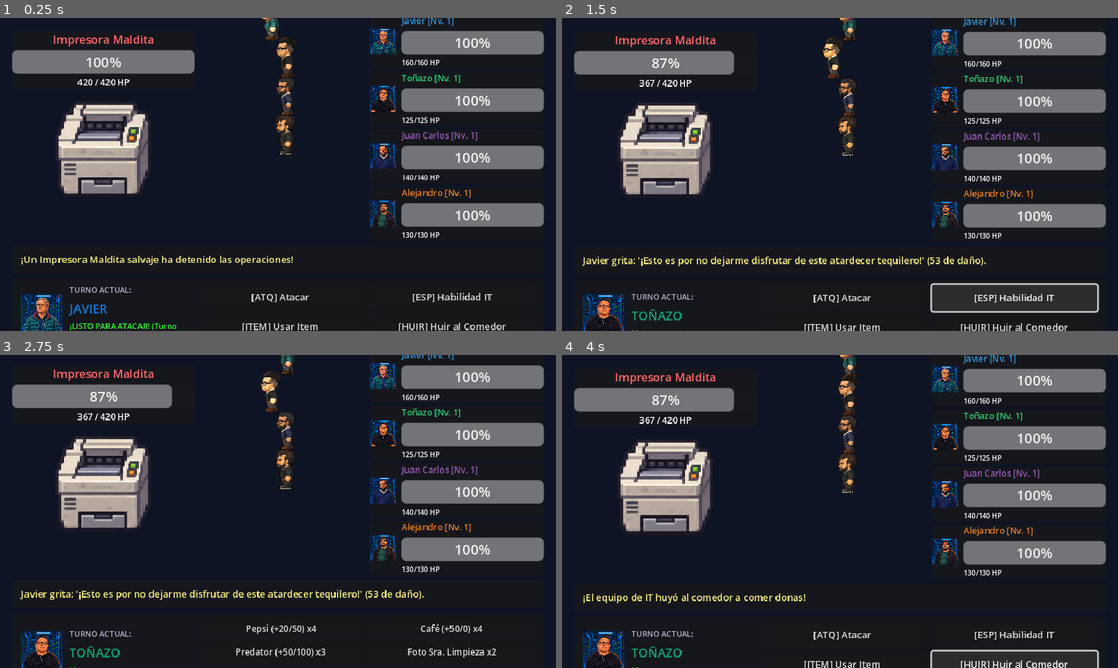
Above: before the commit, frames 1-4 (two rows, left to right).
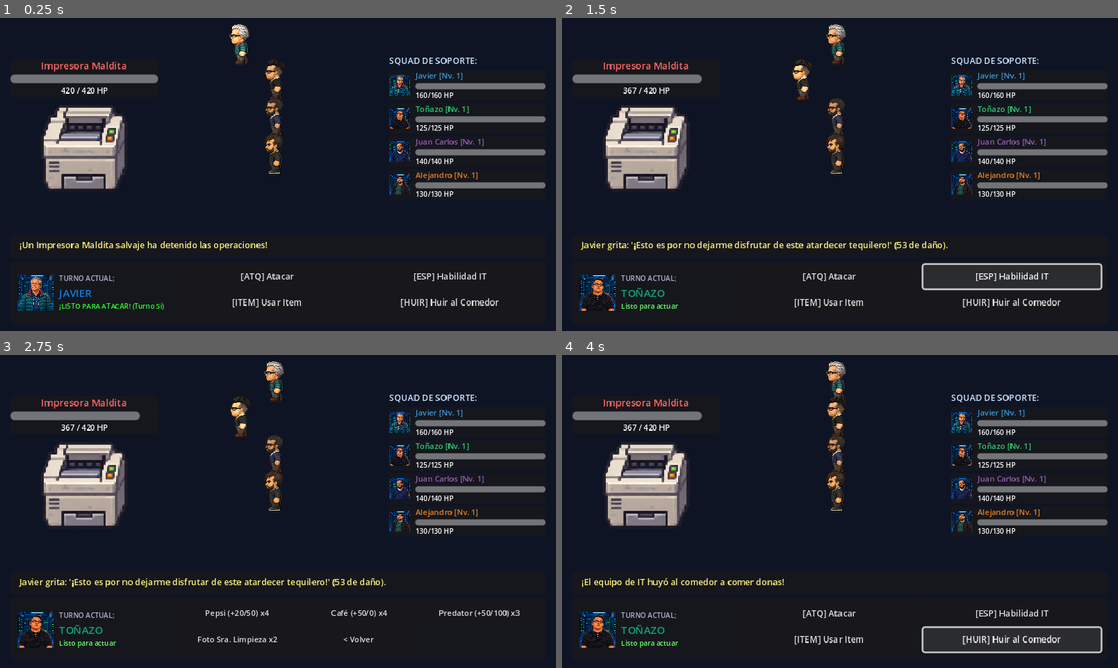
Above: after the commit, the same moments.

Repository: nevalova/it-adventures
Game: Godot game, scene res://scenes/battle.tscn
Two runs of this game, one before a commit and one after it. Both use one fixed random seed, a clock stepped at 60 frames per second and the inputs below. This scene is started directly instead of the project's main scene.
Inputs:
- Up to frame 1 (0.25 s): no input
- Up to frame 2 (1.5 s): click "[ATQ] Atacar" at 0.5 s; click "[ESP] Habilidad IT" at 1.25 s
- Up to frame 3 (2.75 s): click "[ITEM] Usar Item" at 2 s
- Up to frame 4 (4 s): click "Foto Sra. Limpieza x2" at 2.75 s; click "[HUIR] Huir al Comedor" at 3.5 s

The runs differ from the first frame. In frame 1, 24% of the frame differs, in the area x 1-99%, y 0-100%; in frame 2, 26%; in frame 3, 24%; in frame 4, 25%.

Commit message:
Fix battle viewport overlap, reset canvas transform, and compact battle UI

Diff:
--- a/scenes/battle.tscn
+++ b/scenes/battle.tscn
@@ -12,6 +12,9 @@
 grow_vertical = 2
 script = ExtResource("1_battle")
 
+[node name="Camera2D" type="Camera2D" parent="."]
+position = Vector2(320, 180)
+
 [node name="Background" type="ColorRect" parent="."]
 layout_mode = 1
 anchors_preset = 15
@@ -26,22 +29,23 @@
 anchors_preset = 15
 anchor_right = 1.0
 anchor_bottom = 1.0
-offset_left = 14.0
+offset_left = 12.0
 offset_top = 8.0
-offset_right = -14.0
+offset_right = -12.0
 offset_bottom = -8.0
 grow_horizontal = 2
 grow_vertical = 2
-theme_override_constants/separation = 6
+theme_override_constants/separation = 5
 
 [node name="BattleArena" type="HBoxContainer" parent="MainBox"]
 layout_mode = 2
 size_flags_vertical = 3
-theme_override_constants/separation = 16
+theme_override_constants/separation = 10
 
 [node name="EnemySide" type="VBoxContainer" parent="MainBox/BattleArena"]
-custom_minimum_size = Vector2(210, 0)
-layout_mode = 2
+custom_minimum_size = Vector2(170, 0)
+layout_mode = 2
+theme_override_constants/separation = 4
 alignment = 1
 
 [node name="EnemyPanel" type="PanelContainer" parent="MainBox/BattleArena/EnemySide"]
@@ -49,33 +53,34 @@
 
 [node name="VBox" type="VBoxContainer" parent="MainBox/BattleArena/EnemySide/EnemyPanel"]
 layout_mode = 2
-theme_override_constants/separation = 3
+theme_override_constants/separation = 2
 
 [node name="EnemyName" type="Label" parent="MainBox/BattleArena/EnemySide/EnemyPanel/VBox"]
 layout_mode = 2
 theme_override_colors/font_color = Color(1, 0.4, 0.4, 1)
-theme_override_font_sizes/font_size = 13
+theme_override_font_sizes/font_size = 11
 text = "IMPRESORA MALDITA"
 horizontal_alignment = 1
 
 [node name="EnemyHPBar" type="ProgressBar" parent="MainBox/BattleArena/EnemySide/EnemyPanel/VBox"]
-custom_minimum_size = Vector2(180, 14)
+custom_minimum_size = Vector2(150, 10)
 layout_mode = 2
 value = 100.0
+show_percentage = false
 
 [node name="EnemyHPText" type="Label" parent="MainBox/BattleArena/EnemySide/EnemyPanel/VBox"]
 layout_mode = 2
-theme_override_font_sizes/font_size = 10
-text = "90 / 90 HP"
+theme_override_font_sizes/font_size = 9
+text = "420 / 420 HP"
 horizontal_alignment = 1
 
 [node name="Center" type="CenterContainer" parent="MainBox/BattleArena/EnemySide"]
-custom_minimum_size = Vector2(0, 130)
+custom_minimum_size = Vector2(0, 110)
 layout_mode = 2
 
 [node name="EnemySprite" type="TextureRect" parent="MainBox/BattleArena/EnemySide/Center"]
 texture_filter = 1
-custom_minimum_size = Vector2(110, 110)
+custom_minimum_size = Vector2(100, 100)
 layout_mode = 2
 texture = ExtResource("2_enemy_spr")
 expand_mode = 1
@@ -88,62 +93,63 @@
 [node name="HeroSpritesContainer" type="Node2D" parent="MainBox/BattleArena/BattlersArena"]
 
 [node name="PartySide" type="VBoxContainer" parent="MainBox/BattleArena"]
-custom_minimum_size = Vector2(200, 0)
-layout_mode = 2
+custom_minimum_size = Vector2(180, 0)
+layout_mode = 2
+theme_override_constants/separation = 3
 alignment = 1
 
 [node name="Title" type="Label" parent="MainBox/BattleArena/PartySide"]
 layout_mode = 2
 theme_override_colors/font_color = Color(0.8, 0.9, 1, 1)
-theme_override_font_sizes/font_size = 11
-text = "EQUIPO DE IT:"
+theme_override_font_sizes/font_size = 10
+text = "SQUAD DE SOPORTE:"
 
 [node name="PartyContainer" type="VBoxContainer" parent="MainBox/BattleArena/PartySide"]
 layout_mode = 2
-theme_override_constants/separation = 4
+theme_override_constants/separation = 3
 
 [node name="LogPanel" type="PanelContainer" parent="MainBox"]
-custom_minimum_size = Vector2(0, 32)
+custom_minimum_size = Vector2(0, 26)
 layout_mode = 2
 
 [node name="Margin" type="MarginContainer" parent="MainBox/LogPanel"]
 layout_mode = 2
 theme_override_constants/margin_left = 10
-theme_override_constants/margin_top = 4
+theme_override_constants/margin_top = 3
 theme_override_constants/margin_right = 10
-theme_override_constants/margin_bottom = 4
+theme_override_constants/margin_bottom = 3
 
 [node name="LogLabel" type="Label" parent="MainBox/LogPanel/Margin"]
 layout_mode = 2
 theme_override_colors/font_color = Color(1, 0.95, 0.5, 1)
-theme_override_font_sizes/font_size = 11
+theme_override_font_sizes/font_size = 10
 text = "¡Inicia el combate por el control de la red!"
 autowrap_mode = 2
 
 [node name="CommandPanel" type="PanelContainer" parent="MainBox"]
-custom_minimum_size = Vector2(0, 82)
+custom_minimum_size = Vector2(0, 72)
 layout_mode = 2
 
 [node name="Margin" type="MarginContainer" parent="MainBox/CommandPanel"]
 layout_mode = 2
-theme_override_constants/margin_left = 10
-theme_override_constants/margin_top = 6
-theme_override_constants/margin_right = 10
-theme_override_constants/margin_bottom = 6
+theme_override_constants/margin_left = 8
+theme_override_constants/margin_top = 4
+theme_override_constants/margin_right = 8
+theme_override_constants/margin_bottom = 4
 
 [node name="HBox" type="HBoxContainer" parent="MainBox/CommandPanel/Margin"]
 layout_mode = 2
-theme_override_constants/separation = 14
+theme_override_constants/separation = 10
 
 [node name="ActiveHeroBox" type="HBoxContainer" parent="MainBox/CommandPanel/Margin/HBox"]
-custom_minimum_size = Vector2(190, 0)
-layout_mode = 2
-theme_override_constants/separation = 8
+custom_minimum_size = Vector2(175, 0)
+layout_mode = 2
+theme_override_constants/separation = 6
 alignment = 1
 
 [node name="ActiveHeroPortrait" type="TextureRect" parent="MainBox/CommandPanel/Margin/HBox/ActiveHeroBox"]
 texture_filter = 1
-custom_minimum_size = Vector2(48, 48)
+custom_minimum_size = Vector2(42, 42)
 layout_mode = 2
 size_flags_vertical = 4
 expand_mode = 1
@@ -152,101 +158,102 @@
 [node name="VBox" type="VBoxContainer" parent="MainBox/CommandPanel/Margin/HBox/ActiveHeroBox"]
 layout_mode = 2
 size_flags_horizontal = 3
+theme_override_constants/separation = 1
 alignment = 1
 
 [node name="TurnIndicator" type="Label" parent="MainBox/CommandPanel/Margin/HBox/ActiveHeroBox/VBox"]
 layout_mode = 2
 theme_override_colors/font_color = Color(0.7, 0.7, 0.8, 1)
-theme_override_font_sizes/font_size = 9
+theme_override_font_sizes/font_size = 8
 text = "TURNO ACTUAL:"
 
 [node name="HeroName" type="Label" parent="MainBox/CommandPanel/Margin/HBox/ActiveHeroBox/VBox"]
 layout_mode = 2
 theme_override_colors/font_color = Color(0.3, 0.8, 1, 1)
-theme_override_font_sizes/font_size = 14
+theme_override_font_sizes/font_size = 12
 text = "JAVIER"
 
 [node name="HeroStatus" type="Label" parent="MainBox/CommandPanel/Margin/HBox/ActiveHeroBox/VBox"]
 layout_mode = 2
 theme_override_colors/font_color = Color(0.4, 1, 0.4, 1)
-theme_override_font_sizes/font_size = 9
+theme_override_font_sizes/font_size = 8
 text = "¡Listo para actuar!"
 autowrap_mode = 2
 
 [node name="Commands" type="GridContainer" parent="MainBox/CommandPanel/Margin/HBox"]
-layout_mode = 2
-size_flags_horizontal = 3
-theme_override_constants/h_separation = 8
-theme_override_constants/v_separation = 4
-columns = 2
-
-[node name="BtnAttack" type="Button" parent="MainBox/CommandPanel/Margin/HBox/Commands"]
-custom_minimum_size = Vector2(0, 30)
-layout_mode = 2
-size_flags_horizontal = 3
-theme_override_font_sizes/font_size = 11
-text = "[ATQ] Atacar"
-
-[node name="BtnSkill" type="Button" parent="MainBox/CommandPanel/Margin/HBox/Commands"]
-custom_minimum_size = Vector2(0, 30)
-layout_mode = 2
-size_flags_horizontal = 3
-theme_override_font_sizes/font_size = 11
-text = "[ESP] Habilidad IT"
-
-[node name="BtnItem" type="Button" parent="MainBox/CommandPanel/Margin/HBox/Commands"]
-custom_minimum_size = Vector2(0, 30)
-layout_mode = 2
-size_flags_horizontal = 3
-theme_override_font_sizes/font_size = 11
-text = "[ITEM] Usar Item"
-
-[node name="BtnFlee" type="Button" parent="MainBox/CommandPanel/Margin/HBox/Commands"]
-custom_minimum_size = Vector2(0, 30)
-layout_mode = 2
-size_flags_horizontal = 3
-theme_override_font_sizes/font_size = 11
-text = "[HUIR] Huir al Comedor"
-
-[node name="ItemsMenu" type="GridContainer" parent="MainBox/CommandPanel/Margin/HBox"]
-visible = false
 layout_mode = 2
 size_flags_horizontal = 3
 theme_override_constants/h_separation = 6
 theme_override_constants/v_separation = 3
 columns = 2
 
+[node name="BtnAttack" type="Button" parent="MainBox/CommandPanel/Margin/HBox/Commands"]
+custom_minimum_size = Vector2(0, 27)
+layout_mode = 2
+size_flags_horizontal = 3
+theme_override_font_sizes/font_size = 10
+text = "[ATQ] Atacar"
+
+[node name="BtnSkill" type="Button" parent="MainBox/CommandPanel/Margin/HBox/Commands"]
+custom_minimum_size = Vector2(0, 27)
+layout_mode = 2
+size_flags_horizontal = 3
+theme_override_font_sizes/font_size = 10
+text = "[ESP] Habilidad IT"
+
+[node name="BtnItem" type="Button" parent="MainBox/CommandPanel/Margin/HBox/Commands"]
+custom_minimum_size = Vector2(0, 27)
+layout_mode = 2
+size_flags_horizontal = 3
+theme_override_font_sizes/font_size = 10
+text = "[ITEM] Usar Item"
+
+[node name="BtnFlee" type="Button" parent="MainBox/CommandPanel/Margin/HBox/Commands"]
+custom_minimum_size = Vector2(0, 27)
+layout_mode = 2
+size_flags_horizontal = 3
+theme_override_font_sizes/font_size = 10
+text = "[HUIR] Huir al Comedor"
+
+[node name="ItemsMenu" type="GridContainer" parent="MainBox/CommandPanel/Margin/HBox"]
+visible = false
+layout_mode = 2
+size_flags_horizontal = 3
+theme_override_constants/h_separation = 4
+theme_override_constants/v_separation = 3
+columns = 3
+
 [node name="BtnItemPepsi" type="Button" parent="MainBox/CommandPanel/Margin/HBox/ItemsMenu"]
-custom_minimum_size = Vector2(0, 24)
-layout_mode = 2
-size_flags_horizontal = 3
-theme_override_font_sizes/font_size = 10
-text = "Pepsi (+20/50 HP) x4"
+custom_minimum_size = Vector2(0, 27)
+layout_mode = 2
+size_flags_horizontal = 3
+theme_override_font_sizes/font_size = 9
+text = "Pepsi (+20/50) x4"
 
 [node name="BtnItemCafe" type="Button" parent="MainBox/CommandPanel/Margin/HBox/ItemsMenu"]
-custom_minimum_size = Vector2(0, 24)
-layout_mode = 2
-size_flags_horizontal = 3
-theme_override_font_sizes/font_size = 10
+custom_minimum_size = Vector2(0, 27)
+layout_mode = 2
+size_flags_horizontal = 3
+theme_override_font_sizes/font_size = 9
 text = "Café (+50 HP) x4"
 
 [node name="BtnItemPredator" type="Button" parent="MainBox/CommandPanel/Margin/HBox/ItemsMenu"]
-custom_minimum_size = Vector2(0, 24)
-layout_mode = 2
-size_flags_horizontal = 3
-theme_override_font_sizes/font_size = 10
-text = "Predator (+50/100 HP) x3"
+custom_minimum_size = Vector2(0, 27)
+layout_mode = 2
+size_flags_horizontal = 3
+theme_override_font_sizes/font_size = 9
+text = "Predator (+50/100) x3"
 
 [node name="BtnItemFoto" type="Button" parent="MainBox/CommandPanel/Margin/HBox/ItemsMenu"]
-custom_minimum_size = Vector2(0, 24)
-layout_mode = 2
-size_flags_horizontal = 3
-theme_override_font_sizes/font_size = 10
-text = "Foto Sra. Limpieza x2"
+custom_minimum_size = Vector2(0, 27)
+layout_mode = 2
+size_flags_horizontal = 3
+theme_override_font_sizes/font_size = 9
+text = "Foto Limpieza x2"
 
 [node name="BtnItemBack" type="Button" parent="MainBox/CommandPanel/Margin/HBox/ItemsMenu"]
-custom_minimum_size = Vector2(0, 24)
-layout_mode = 2
-size_flags_horizontal = 3
-theme_override_font_sizes/font_size = 10
-text = "< Volver a Comandos"
+custom_minimum_size = Vector2(0, 27)
+layout_mode = 2
+size_flags_horizontal = 3
+theme_override_font_sizes/font_size = 9
+text = "< Volver"
--- a/scripts/battle.gd
+++ b/scripts/battle.gd
@@ -41,14 +41,16 @@
 var is_battle_over: bool = false
 
 # Alineación sin escalonado (Línea recta vertical)
-const PARTY_LINE_X: float = 90.0
-const PARTY_FORWARD_X: float = 72.0
+const PARTY_LINE_X: float = 125.0
+const PARTY_FORWARD_X: float = 85.0
 
 # Javier mechanic: ataca un turno si y otro no
 var javier_can_attack: bool = true
 var javier_first_attack: bool = true
 
 func _ready():
+	get_viewport().canvas_transform = Transform2D.IDENTITY
+	$Camera2D.make_current()
 	setup_battle()
 	btn_attack.pressed.connect(_on_attack_pressed)
 	btn_skill.pressed.connect(_on_skill_pressed)
@@ -107,8 +109,8 @@
 	battler_sprites.clear()
 
 	# Alineación en línea vertical recta (sin escalonado)
-	var start_y = 26.0
-	var step_y = 44.0
+	var start_y = 22.0
+	var step_y = 42.0
 
 	for i in range(battle_party.size()):
 		var member = battle_party[i]
@@ -142,7 +144,7 @@
 
 		# Mini portrait
 		var port = TextureRect.new()
-		port.custom_minimum_size = Vector2(30, 30)
+		port.custom_minimum_size = Vector2(24, 24)
 		port.expand_mode = TextureRect.EXPAND_IGNORE_SIZE
 		port.stretch_mode = TextureRect.STRETCH_KEEP_ASPECT_CENTERED
 		port.texture_filter = CanvasItem.TEXTURE_FILTER_NEAREST
@@ -152,17 +154,19 @@
 
 		var vb = VBoxContainer.new()
 		vb.size_flags_horizontal = Control.SIZE_EXPAND_FILL
+		vb.add_theme_constant_override("separation", 1)
 
 		var name_lbl = Label.new()
 		name_lbl.text = "%s [Nv. %d]" % [member["name"], member.get("level", 1)]
 		name_lbl.modulate = member["color"]
-		name_lbl.add_theme_font_size_override("font_size", 10)
+		name_lbl.add_theme_font_size_override("font_size", 9)
 		vb.add_child(name_lbl)
 
 		var hp_bar = ProgressBar.new()
 		hp_bar.max_value = member["max_hp"]
 		hp_bar.value = max(0, member["hp"])
-		hp_bar.custom_minimum_size = Vector2(130, 10)
+		hp_bar.custom_minimum_size = Vector2(100, 7)
+		hp_bar.show_percentage = false
 		vb.add_child(hp_bar)
 
 		var hp_txt = Label.new()
--- a/scripts/overworld.gd
+++ b/scripts/overworld.gd
@@ -140,6 +140,7 @@
 ]
 
 func _ready():
+	$Player/Camera2D.make_current()
 	var leader = GameManager.get_leader_data()
 	hud_hero_name.text = leader["name"]
 	hud_hero_role.text = leader["role"]
